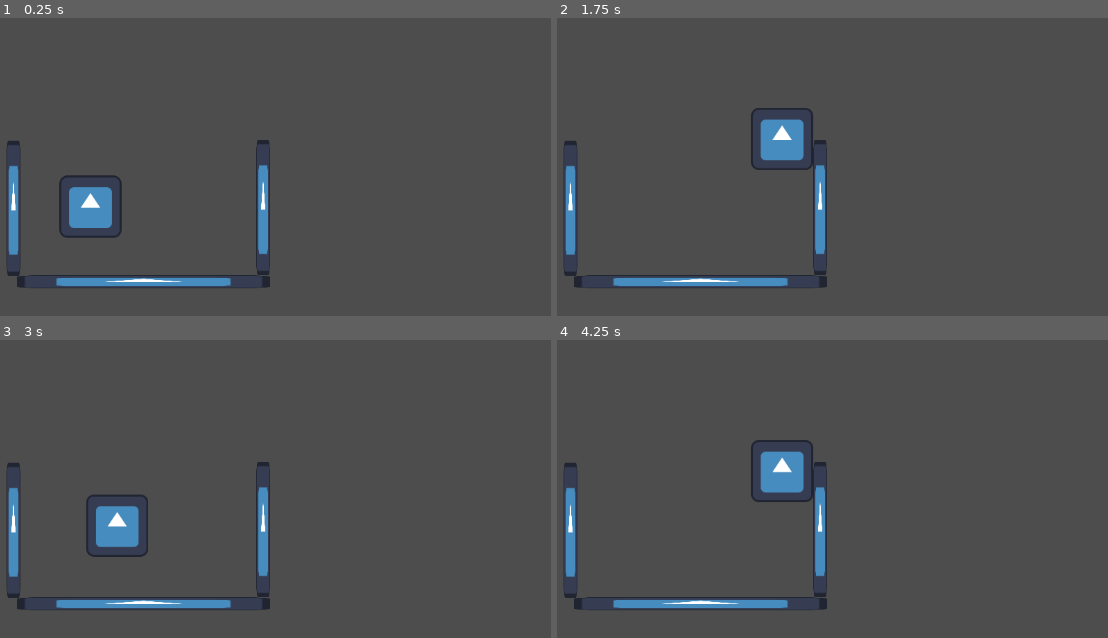
Above: before the commit, frames 1-4 (two rows, left to right).
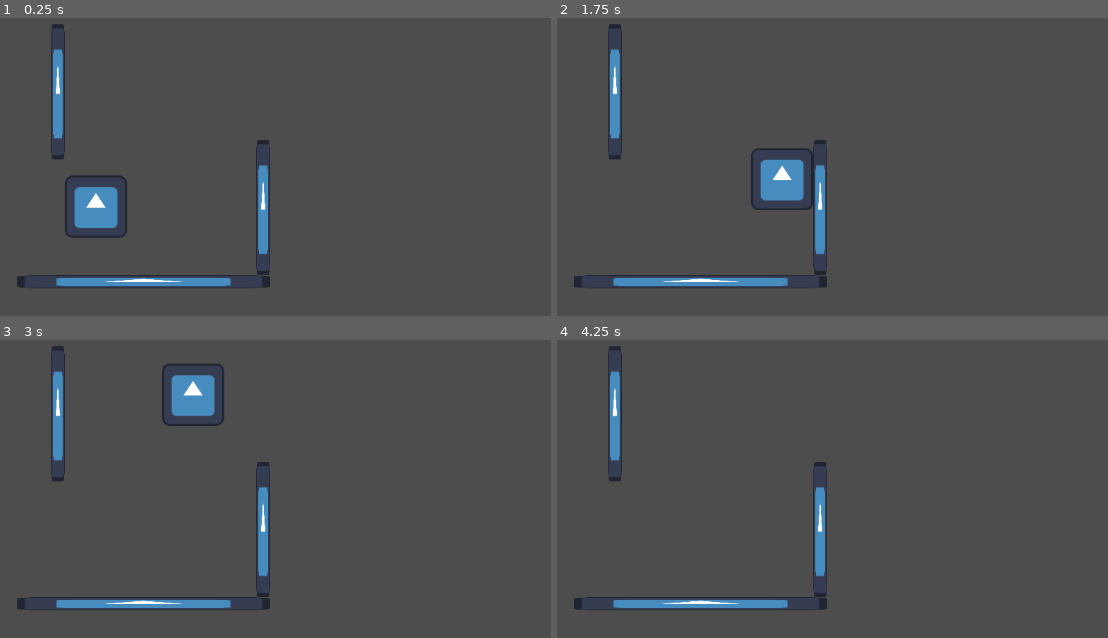
Above: after the commit, the same moments.

Repository: arcality/Built-to-Scale-GMTK-2024
Game: Godot game, scene res://scenes/main.tscn
Two runs of this game, one before a commit and one after it. Both use one fixed random seed, a clock stepped at 60 frames per second and the inputs below. The engine's default icon, where the game draws it, is replaced by a stand-in: a white triangle on a blue panel in a dark square.
Inputs:
- Up to frame 1 (0.25 s): no input
- Up to frame 2 (1.75 s): hold Space (jump) 0.53-1.28 s; hold D (move_right) from 0.53 s (still down); tap Space (jump) at 1.35, 1.52 s
- Up to frame 3 (3 s): tap Space (jump) at 1.82, 2.85 s; release D (move_right) at 2.03 s; hold A (move_left) 2.03-2.78 s; hold Space (jump) 2.03-2.78 s; hold D (move_right) from 2.78 s (still down)
- Up to frame 4 (4.25 s): keep holding D (move_right); tap Space (jump) at 3.02, 3.32 s; hold Space (jump) from 3.53 s (still down)

The runs differ from the first frame. In frame 1, 2.3% of the frame differs, in the area x 1-24%, y 2-87%; in frame 2, 4.1%; in frame 3, 4.4%, in the area x 1-41%, y 2-87%; in frame 4, 3.0%.
Error before the commit: Invalid assignment of property or key 'acceleration' with value of type 'int' on a base object of type 'CharacterBody2D (Player)'. (res://scripts/state-machine…

Commit message:
added acceleration compatability to all scripts

Diff:
--- a/scenes/player.tscn
+++ b/scenes/player.tscn
@@ -17,8 +17,8 @@
 
 [node name="Player" type="CharacterBody2D"]
 script = ExtResource("1_vscu2")
-active_jetpack_state = "jumping"
-active_arm_state = "climbing"
+active_jetpack_state = "dashing"
+active_arm_state = "walljumping"
 
 [node name="CollisionShape2D" type="CollisionShape2D" parent="."]
 scale = Vector2(0.7, 0.7)
--- a/scenes/temp_terrain.tscn
+++ b/scenes/temp_terrain.tscn
@@ -29,10 +29,10 @@
 texture = ExtResource("1_tj54d")
 
 [node name="CollisionShape2D3" type="CollisionShape2D" parent="."]
-position = Vector2(-260, -96.4998)
+position = Vector2(-196, -264.5)
 shape = SubResource("RectangleShape2D_ervrn")
 
 [node name="Sprite2D3" type="Sprite2D" parent="."]
-position = Vector2(-260, -96.4998)
+position = Vector2(-196, -264.5)
 scale = Vector2(0.15625, 1.52344)
 texture = ExtResource("1_tj54d")
--- a/scripts/player.gd
+++ b/scripts/player.gd
@@ -78,6 +78,7 @@
 	elif velocity.x == 0:
 		velocity.x = move_toward(velocity.x, target_velocity, acceleration_amount)
 
+	print(velocity.x)
 
 	#print(gravity)
 	#print(clinging_direction)
--- a/scripts/state-machine/clinging.gd
+++ b/scripts/state-machine/clinging.gd
@@ -37,7 +37,7 @@
 		state_transition.emit(self, "falling")
 		print("transition to falling")
 
-	if player.vertical_movement_direction() != 0:
+	if player.vertical_movement_direction() != 0 and player.active_arm_state == "climbing":
 		state_transition.emit(self, "climbing")
 		print("transition to climbing")
 
--- a/scripts/state-machine/dashing.gd
+++ b/scripts/state-machine/dashing.gd
@@ -2,22 +2,22 @@
 
 var player : Player
 
-var dash_speed = 1000
+var dash_speed = 3000
 
 func Enter():
 	player = owner
 	player.velocity.x = dash_speed * player.facing_direction
-	$Timer.start()
+	#$Timer.start()
 
 func Update(_delta:float):
-	if player.is_on_wall():
-		$Timer.stop()
-		state_transition.emit(self, "falling")
-		print("transition to falling")
+	#if player.is_on_wall():
+		#$Timer.stop()
+	state_transition.emit(self, "falling")
+	print("transition to falling")
 
 
 
-func _on_timer_timeout():
-	state_transition.emit(self, "falling")
-	print("transition to falling")
-	print("Timer timeout")
+#func _on_timer_timeout():
+	#state_transition.emit(self, "falling")
+	#print("transition to falling")
+	#print("Timer timeout")
--- a/scripts/state-machine/falling.gd
+++ b/scripts/state-machine/falling.gd
@@ -13,19 +13,27 @@
 	timer = 0.0
 	player.clinging_direction = 0.0
 
+
+
 func Update(delta:float):
 	# player can control position in air
+
+
 	var horizontal_direction = player.horizontal_movement_direction()
-	player.velocity.x = horizontal_direction * speed * delta
+	player.target_velocity = horizontal_direction * speed * delta
 
 	if player.is_on_floor():
 		state_transition.emit(self, "idle")
 		print("transition to idle")
 
-	if player.velocity.y > 0:
+	if player.velocity.y < 0: # going up
+		player.gravity = 2000
+		player.acceleration_amount = 40
+		player.acceleration_amount = 100
+	else: # going down
 		player.gravity = 2300
-	else:
-		player.gravity = 2000
+		player.acceleration_amount = 75
+		player.acceleration_amount = 200
 
 	# checks if the player is touching a wall and falling down
 	if player.is_on_wall() and player.velocity.y > 0:
@@ -41,6 +49,6 @@
 	if not player.special_jump_used and Input.is_action_just_pressed("jump"):
 		player.special_jump_used = true
 		state_transition.emit(self, player.active_jetpack_state)
-		print("transition to jumping from falling")
+		print("transition to special jump from falling")
 
 	timer += 0.01
--- a/scripts/state-machine/idle.gd
+++ b/scripts/state-machine/idle.gd
@@ -1,23 +1,33 @@
 extends State
 
 var player : Player
+
+var timer := 0.0
 
 func Enter():
 	# sets player to root of scene
 	player = owner
 	player.special_jump_used = false
 
-	player.target_velocity = 0
-	player.acceleration = 100
-	player.deceleration = 200
+	#player.target_velocity = 0
+	player.acceleration_amount = 75
+	player.deceleration_amount = 200
 
 func Exit():
 	pass
 
 func Update(_delta):
+
+	if timer > 0.1:
+		player.target_velocity = 0
+
+
 	if player.horizontal_movement_direction() != 0:
 		state_transition.emit(self, "running")
 		print("transition to running")
+		if Input.is_action_just_pressed("jump") and player.is_on_floor():
+			player.velocity.y = player.jump_strength
+			print("jump while running safeguard")
 
 	if Input.is_action_just_pressed("jump") and player.is_on_floor():
 		state_transition.emit(self, "jumping")
@@ -26,3 +36,5 @@
 	if not player.is_on_floor():
 		state_transition.emit(self, "falling")
 		print("transition to falling")
+
+	timer += 0.01
--- a/scripts/state-machine/running.gd
+++ b/scripts/state-machine/running.gd
@@ -14,6 +14,9 @@
 	player.speed = 20000
 	speed = player.speed
 
+	player.acceleration_amount = 75
+	player.deceleration_amount = 200
+
 
 func Exit():
 	pass
@@ -22,7 +25,7 @@
 	# directly changes horizontal velocity depending on left/right directional
 	# keys
 	var horizontal_direction = player.horizontal_movement_direction()
-	player.velocity.x = horizontal_direction * speed * delta
+	player.target_velocity = horizontal_direction * speed * delta
 
 	if horizontal_direction == 0:
 		state_transition.emit(self, "idle")
--- a/scripts/state-machine/walljumping.gd
+++ b/scripts/state-machine/walljumping.gd
@@ -6,9 +6,9 @@
 	player = owner
 	player.velocity.y = player.jump_strength
 	if $"../../RayCastRight".is_colliding():
-		player.velocity.x = -1000
+		player.velocity.x = -2000
 	elif $"../../RayCastLeft".is_colliding():
-		player.velocity.x = 1000
+		player.velocity.x = 2000
 
 
 func Update(delta:float):
